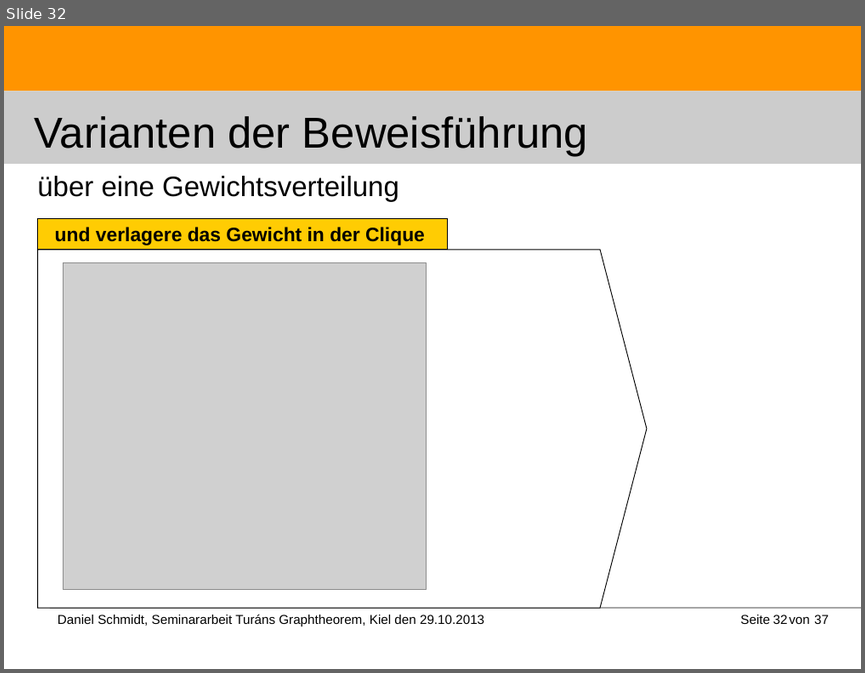
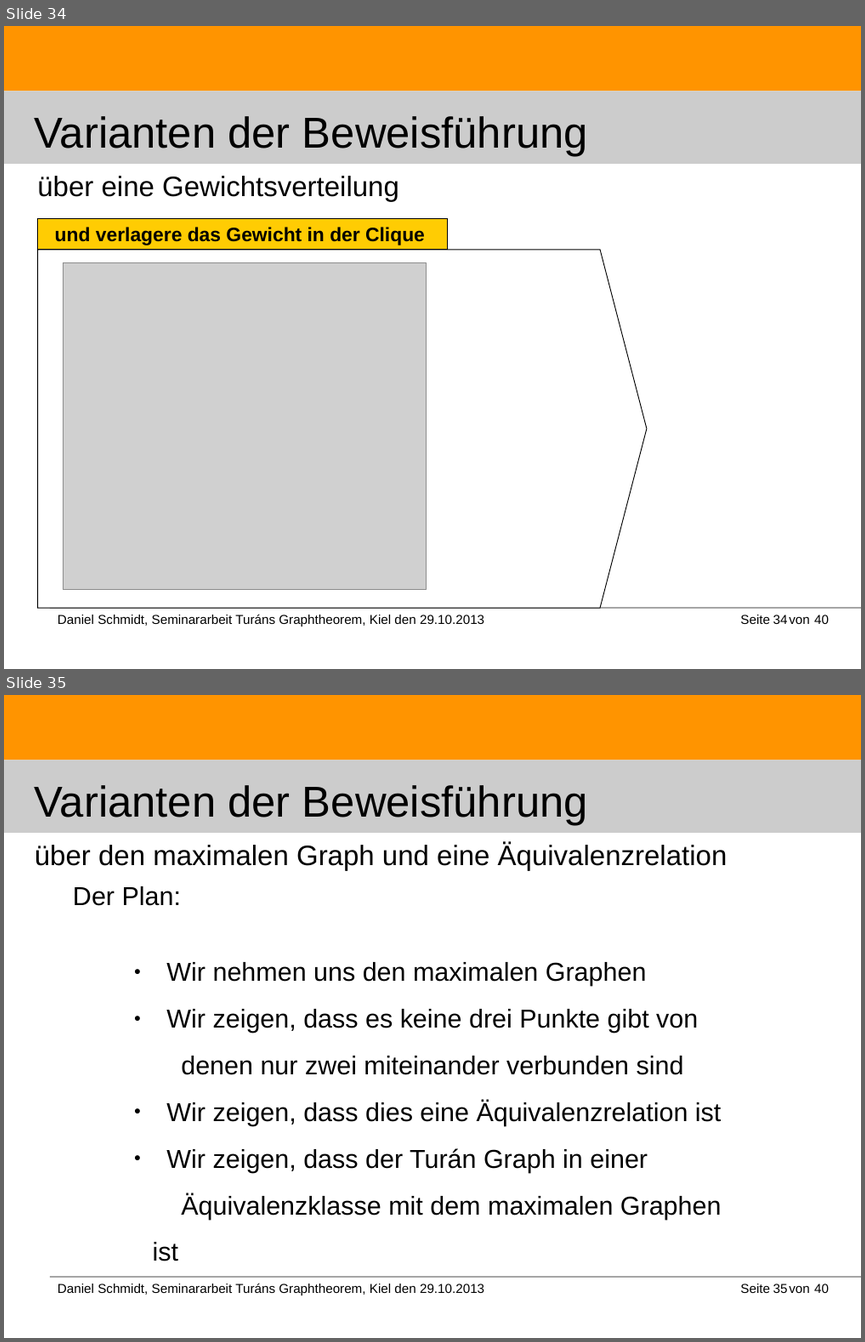
Before and after one commit to DanielMSchmidt/kombinatorik, a slide deck: Kombinatorik.odp. Shown one above the other, each under a label of ours: slide 32 before the commit, slides 34 and 35 after it. The pictures are 865x673 and 865x1342 pixels, drawn with LibreOffice and Linux fonts; fonts in the diff are those of the drawing; grey boxes stand for pictures. Boxes give left, top, right and bottom in pixels: in the first picture for what was removed or moved away, otherwise in the second. Text is boxed around its words. In the diff, an @@ line names an element or a change of style, - is before the commit and + after.

```diff
--- a/Kombinatorik.odp
+++ b/Kombinatorik.odp
@@ slide 35 added at box(4, 695, 861, 1338), background #FFFFFF; not listed: 4 template elements that a slide beside it also shows @@
@@ title added at box(35, 785, 588, 825), 40 pt, text #000000 @@
+Varianten der Beweisführung
@@ title added at box(35, 842, 727, 870), 26 pt, text #000000 @@
+über den maximalen Graph und eine Äquivalenzrelation
@@ text added at box(73, 886, 181, 906), 24 pt, text #000000 @@
+Der Plan:
@@ text added at box(166, 962, 721, 1219), 24 pt, text #000000 @@
+● Wir nehmen uns den maximalen Graphen
+● Wir zeigen, dass es keine drei Punkte gibt von denen nur zwei miteinander verbunden sind
+● Wir zeigen, dass dies eine Äquivalenzrelation ist
+● Wir zeigen, dass der Turán Graph in einer Äquivalenzklasse mit dem maximalen Graphen ist
@@ text added at box(740, 1283, 770, 1293), 12 pt, text #000000 @@
+Seite
@@ page number added at box(773, 1283, 788, 1293), 12 pt, text #000000 @@
+35
@@ text added at box(789, 1285, 810, 1293), 12 pt, text #000000 @@
+von
@@ text added at box(814, 1283, 828, 1293), 12 pt, text #000000 @@
+40
@@ what was slide 32 is now slide 34 @@
@@ slide 34 changed as well @@
@@ page number at box(773, 614, 788, 624): text changed @@
-32
+34
@@ text at box(814, 614, 828, 624): text changed @@
-37
+40
```
Also in this commit, not shown: 35 other slides changed, 2 other slides added.
